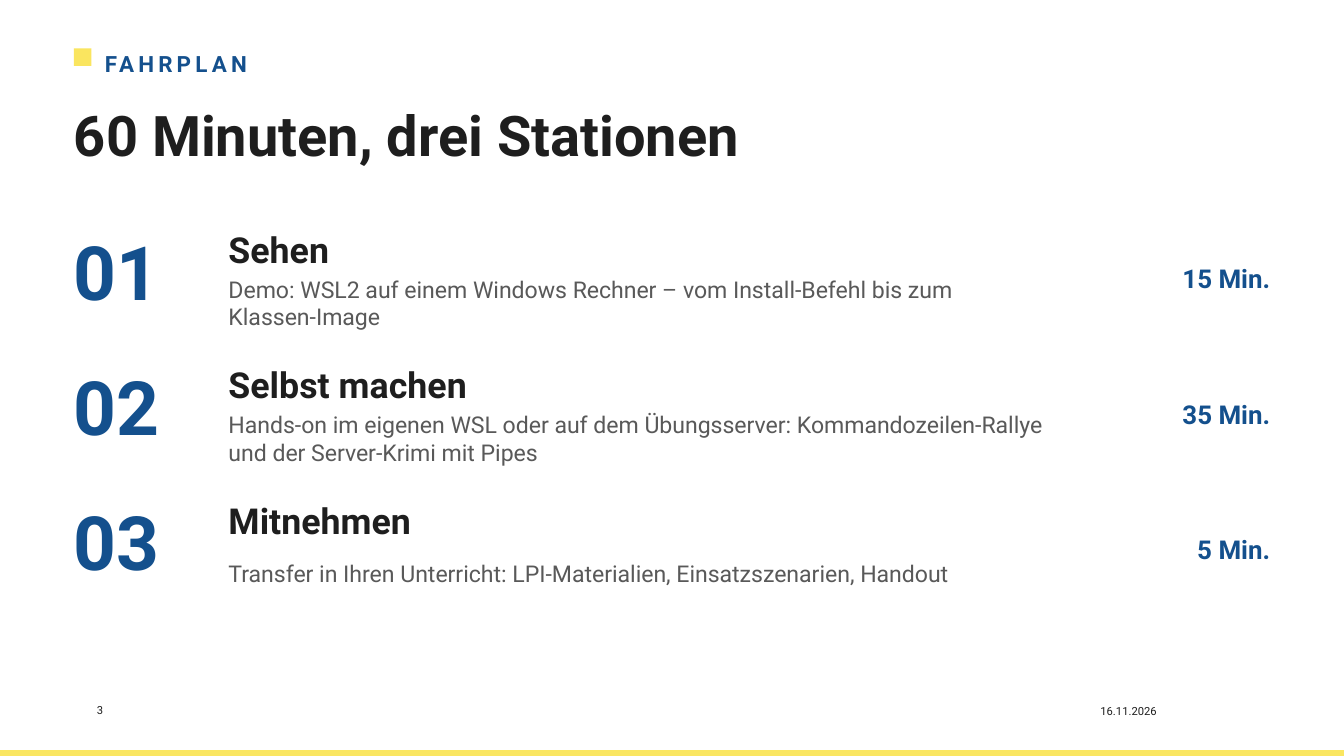
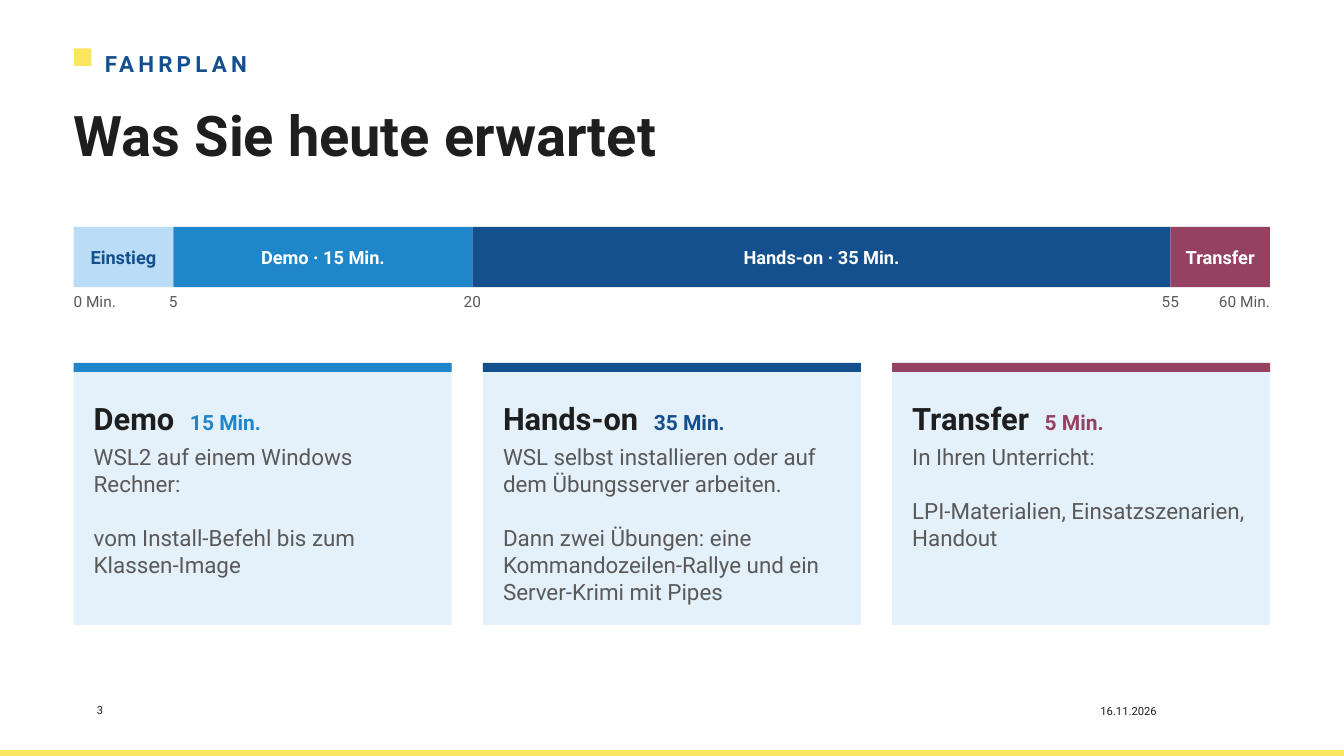
Before and after one commit to HerrZI/wsl2-school-lab, a slide deck: slide 3 of Dokumente/Workshop_WSL2_Linux_unterrichten_neu.pptx. Drawn at 1344x756 pixels with LibreOffice and Linux fonts; fonts in the diff are those of the drawing; background and template pictures are left out. Boxes give left, top, right and bottom in pixels: in the first picture for what was removed or moved away, otherwise in the second. Text is boxed around its words. In the diff, an @@ line names an element or a change of style, - is before the commit and + after.

```diff
--- a/Dokumente/Workshop_WSL2_Linux_unterrichten_neu.pptx
+++ b/Dokumente/Workshop_WSL2_Linux_unterrichten_neu.pptx
@@ text at box(74, 114, 656, 157): text changed @@
-60 Minuten, drei Stationen
+Was Sie heute erwartet
@@ rectangle added at box(74, 227, 173, 287), fill #BADCF6, 13 pt, text #14508D, bold @@
+Einstieg
@@ rectangle added at box(173, 227, 473, 287), fill #1F87C9, 13 pt, text #FFFFFF, bold @@
+Demo · 15 Min.
@@ text removed at box(228, 236, 329, 264) @@
-Sehen
@@ rectangle added at box(473, 227, 1171, 287), fill #14508D, 13 pt, text #FFFFFF, bold @@
+Hands-on · 35 Min.
@@ rectangle added at box(1171, 227, 1270, 287), fill #954161, 13 pt, text #FFFFFF, bold @@
+Transfer
@@ text removed at box(74, 246, 160, 301) @@
-01
@@ text added at box(74, 296, 116, 307), 11 pt, text #595959 @@
+0 Min.
@@ text added at box(169, 296, 178, 307), 11 pt, text #595959 @@
+5
@@ text added at box(464, 296, 481, 307), 11 pt, text #595959 @@
+20
@@ text added at box(1162, 296, 1179, 307), 11 pt, text #595959 @@
+55
@@ text added at box(1219, 296, 1270, 307), 11 pt, text #595959 @@
+60 Min.
@@ text removed at box(74, 381, 160, 436) @@
-02
@@ rectangle added at box(74, 363, 452, 625), fill #E4F1FB @@
@@ rectangle added at box(74, 363, 452, 372), fill #1F87C9 @@
@@ text removed at box(228, 371, 467, 399) @@
-Selbst machen
@@ rectangle added at box(483, 363, 861, 625), fill #E4F1FB @@
@@ rectangle added at box(483, 363, 861, 372), fill #14508D @@
@@ rectangle added at box(892, 363, 1270, 625), fill #E4F1FB @@
@@ rectangle added at box(892, 363, 1270, 372), fill #954161 @@
@@ text at box(94, 408, 261, 431): text changed; size 18.5 to 15 pt; text colour #14508D to #1F87C9 @@
-15 Min.
+Demo 15 Min.
@@ text at box(503, 407, 725, 431): text changed; size 18.5 to 22 pt; text colour #14508D to #1E1E1E @@
-35 Min.
+Hands-on 35 Min.
@@ text at box(912, 406, 1104, 431): text changed; size 18.5 to 22 pt; text colour #14508D to #1E1E1E @@
-5 Min.
+Transfer 5 Min.
@@ text at box(94, 448, 355, 578): text changed; size 16.5 to 16 pt @@
-Demo: WSL2 auf einem Windows Rechner – vom Install-Befehl bis zum Klassen-Image
+WSL2 auf einem Windows Rechner:
+vom Install-Befehl bis zum Klassen-Image
@@ vertical alignment middle to top in 3 elements at box(912, 448, 1244, 546), box(94, 448, 355, 578), box(503, 448, 819, 605) @@
@@ text at box(503, 448, 819, 605): text changed; size 16.5 to 16 pt @@
-Hands-on im eigenen WSL oder auf dem Übungsserver: Kommandozeilen-Rallye und der Server-Krimi mit Pipes
+WSL selbst installieren oder auf dem Übungsserver arbeiten.
+Dann zwei Übungen: eine Kommandozeilen-Rallye und ein Server-Krimi mit Pipes
@@ text at box(912, 448, 1244, 546): text changed; size 16.5 to 16 pt @@
-Transfer in Ihren Unterricht: LPI-Materialien, Einsatzszenarien, Handout
+In Ihren Unterricht:
+LPI-Materialien, Einsatzszenarien, Handout
@@ text removed at box(228, 507, 410, 535) @@
-Mitnehmen
@@ text removed at box(74, 516, 160, 571) @@
-03
```
Also in this commit, not shown: 2 other files.
